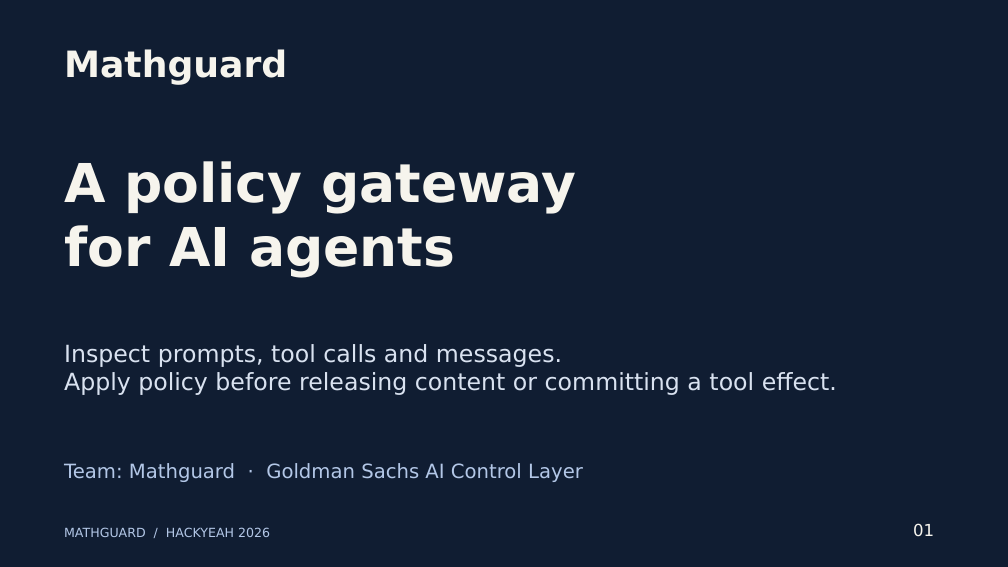
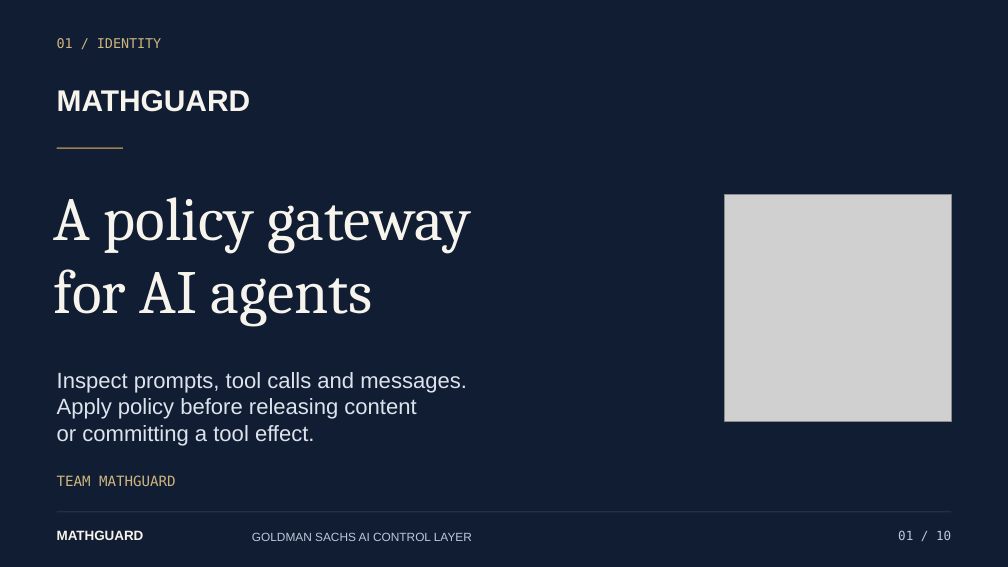
Before and after one commit to ljaniec/Mathguard, a slide deck: slide 1 of submission/Mathguard-HackYeah-2026.pptx. Drawn at 1008x567 pixels with LibreOffice and Linux fonts; fonts in the diff are those of the drawing; grey boxes stand for pictures; background and template pictures are left out. Boxes give left, top, right and bottom in pixels: in the first picture for what was removed or moved away, otherwise in the second. Text is boxed around its words. In the diff, an @@ line names an element or a change of style, - is before the commit and + after.

Commit message:
Refine submission identity and verify PDF design

```diff
--- a/submission/Mathguard-HackYeah-2026.pptx
+++ b/submission/Mathguard-HackYeah-2026.pptx
@@ text added at <box>57,38,161,48</box>, 12.8 pt, text #CEB580 @@
+01 / IDENTITY
@@ text at <box>57,90,250,112</box>: text changed; size 34.5 to 28.5 pt; font DejaVu Sans to Arial @@
-Mathguard
+MATHGUARD
@@ line added from (57, 148) to (123, 148), #9B814F 1.5 pt @@
@@ text "A policy gateway": place and size @@
-text "A policy gateway" at <box>64,161,576,277</box>
+text "A policy gateway" at <box>54,197,472,327</box>
@@ text "A policy gateway" at <box>54,197,472,327</box>: size 51 to 58.5 pt, font DejaVu Sans to Cambria, bold off @@
@@ picture added at <box>724,194,951,421</box> @@
@@ text at <box>57,372,467,393</box>: size 22.5 to 21 pt, font DejaVu Sans to Arial, text colour #D9E2F0 to #DDE3EC in "Inspect prompts, tool calls and messages." @@
@@ text "Inspect prompts, tool calls and ...": place and size @@
-text "Inspect prompts, tool calls and ..." at <box>64,344,837,395</box>
+text "Inspect prompts, tool calls and ..." at <box>57,372,467,446</box>
@@ text at <box>57,398,416,446</box>: text changed; size 22.5 to 21 pt; font DejaVu Sans to Arial; text colour #D9E2F0 to #DDE3EC @@
-Apply policy before releasing content or committing a tool effect.
+Apply policy before releasing content
+or committing a tool effect.
@@ text added at <box>57,475,175,486</box>, 13.5 pt, text #CEB580 @@
+TEAM MATHGUARD
@@ line added from (57, 512) to (951, 512), #46516A 0.6 pt @@
@@ text added at <box>57,530,144,540</box>, 12.8 pt, text #F6F4ED, bold @@
+MATHGUARD
@@ text removed at <box>64,527,270,537</box> @@
-MATHGUARD / HACKYEAH 2026
@@ text at <box>252,532,472,541</box>: text changed; size 18.8 to 11.2 pt; font DejaVu Sans to Arial; text colour #B3C7E7 to #BCC8D7 @@
-Team: Mathguard · Goldman Sachs AI Control Layer
+GOLDMAN SACHS AI CONTROL LAYER
@@ text at <box>898,530,951,540</box>: text changed; size 15.8 to 12 pt; font DejaVu Sans to DejaVu Sans Mono; text colour #F6F4ED to #BCC8D7 @@
-01
+01 / 10
```
Also in this commit, not shown: 9 other slides changed, 6 other files.
